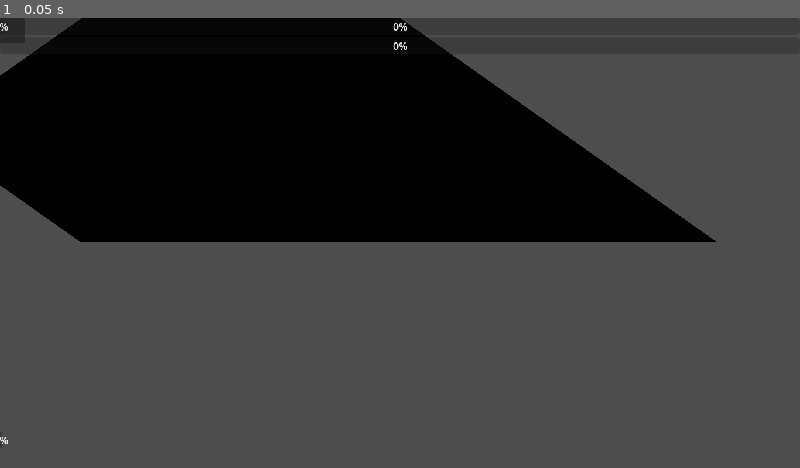
Above: before the commit, frame 1.
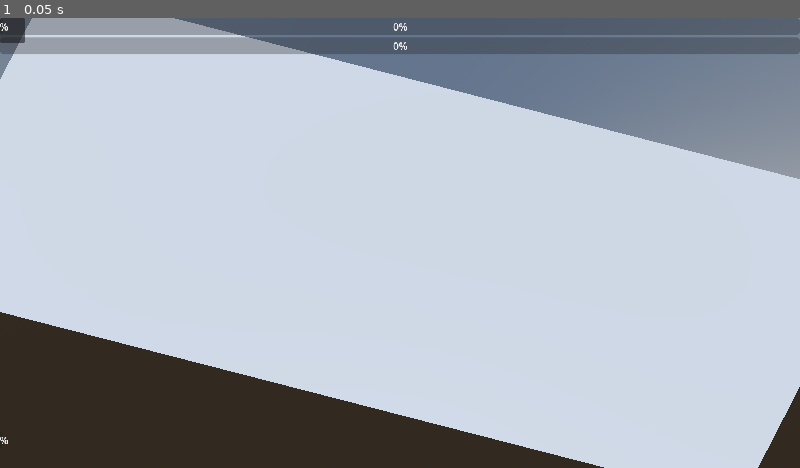
Above: after the commit, the same moment.

Repository: Rawisl/Godot_Roguelite3D_Gr8
Game: Godot game, scene res://main.tscn
Same seed, same stepped clock (60 frames per second), same inputs: the game is played once before the commit and once after it.
Inputs:
- Up to frame 1 (0.05 s): no input

The runs differ from the first frame. In frame 1, 100% of the frame differs, in the area x 0-100%, y 0-100%.

Commit message:
[Feat]: Setup commander movement and aim

Diff:
--- a/entities/commander/commander.gd
+++ b/entities/commander/commander.gd
@@ -1,2 +1,97 @@
 extends CharacterBody3D
+
 @export var stats: CharacterStats
+
+## Debug sphere placed at the aim hit point. Leave empty when merging.
+@export var debug_aim_marker: Node3D
+
+## Prints the horizontal speed every 0.5s. Turn off when merging.
+@export var debug_print_speed: bool = false
+
+## Current aim direction on the XZ plane.
+var aim_dir: Vector3 = Vector3.FORWARD
+
+var _gravity: float = ProjectSettings.get_setting("physics/3d/default_gravity")
+var _debug_last_pos: Vector3
+var _debug_timer: float = 0.0
+
+@onready var _aim_pivot: Node3D = $AimPivot
+
+func _ready() -> void:
+	_debug_last_pos = global_position
+
+func _physics_process(delta: float) -> void:
+	var camera := get_viewport().get_camera_3d()
+	if camera == null:
+		return
+
+	_update_movement(camera, delta)
+	move_and_slide()
+
+	# Aim after moving to use the current frame's position.
+	_update_aim(camera)
+
+	if debug_print_speed:
+		_debug_report_speed(delta)
+
+func _update_movement(camera: Camera3D, delta: float) -> void:
+	var input := Input.get_vector(&"move_left", &"move_right", &"move_up", &"move_down")
+
+	# Calculate movement direction on the XZ plane relative to the camera.
+	var cam_basis := camera.global_transform.basis
+	var right := cam_basis.x
+	right.y = 0.0
+	right = right.normalized()
+
+	var forward := -cam_basis.z
+	forward.y = 0.0
+	forward = forward.normalized()
+
+	var dir := right * input.x + forward * (-input.y)
+	velocity.x = dir.x * stats.move_speed
+	velocity.z = dir.z * stats.move_speed
+
+	if not is_on_floor():
+		velocity.y -= _gravity * delta
+
+func _update_aim(camera: Camera3D) -> void:
+	var viewport := get_viewport()
+	var mouse := viewport.get_mouse_position()
+
+	if not viewport.get_visible_rect().has_point(mouse):
+		return
+
+	# Raycast from the mouse to a horizontal plane at the feet.
+	var ray_origin := camera.project_ray_origin(mouse)
+	var ray_dir := camera.project_ray_normal(mouse)
+	var hit: Variant = Plane(Vector3.UP, global_position.y).intersects_ray(ray_origin, ray_dir)
+
+	if hit == null:
+		return
+
+	var hit_point: Vector3 = hit
+	if debug_aim_marker:
+		debug_aim_marker.global_position = hit_point
+
+	var to_target := hit_point - global_position
+	to_target.y = 0.0
+
+	# Ignore if the cursor is exactly at the character's feet.
+	if to_target.length_squared() < 0.0001:
+		return
+
+	aim_dir = to_target.normalized()
+	_aim_pivot.rotation.y = atan2(-aim_dir.x, -aim_dir.z)
+
+func _debug_report_speed(delta: float) -> void:
+	var moved := Vector2(global_position.x - _debug_last_pos.x, global_position.z - _debug_last_pos.z)
+	_debug_last_pos = global_position
+	_debug_timer += delta
+	var flat_velocity := Vector2(velocity.x, velocity.z)
+
+	if _debug_timer < 0.5 or flat_velocity.is_zero_approx():
+		return
+
+	_debug_timer = 0.0
+	print("velocity: %.3f m/s | moved: %.3f m/s | expected: %.3f m/s" % [
+		flat_velocity.length(), moved.length() / delta, stats.move_speed])
--- a/entities/commander/commander.tscn
+++ b/entities/commander/commander.tscn
@@ -9,31 +9,67 @@
 height = 1.8
 
 [sub_resource type="CapsuleShape3D" id="CapsuleShape3D_tbhne"]
+radius = 0.4
+height = 1.8
+
+[sub_resource type="StandardMaterial3D" id="StandardMaterial3D_2akwn"]
+albedo_color = Color(0.052686118, 0.57935643, 0.7773486, 1)
+
+[sub_resource type="CapsuleMesh" id="CapsuleMesh_72mue"]
+material = SubResource("StandardMaterial3D_2akwn")
+radius = 0.4
+height = 1.8
+
+[sub_resource type="StandardMaterial3D" id="StandardMaterial3D_2tt6i"]
+albedo_color = Color(0.87682605, 0.38575897, 0.14203742, 1)
+
+[sub_resource type="BoxMesh" id="BoxMesh_1fbt3"]
+material = SubResource("StandardMaterial3D_2tt6i")
+size = Vector3(0.25, 0.25, 0.7)
+
+[sub_resource type="CylinderShape3D" id="CylinderShape3D_6uqi0"]
+height = 1.5
+radius = 2.2
 
 [node name="Commander" type="CharacterBody3D" unique_id=1106804585]
+collision_layer = 2
 script = ExtResource("1_3wjli")
 stats = ExtResource("2_72mue")
 
 [node name="CollisionShape3D" type="CollisionShape3D" parent="." unique_id=1061114779]
+transform = Transform3D(1, 0, 0, 0, 1, 0, 0, 0, 1, 0, 0.9, 0)
 shape = SubResource("CapsuleShape3D_xepy2")
-
-[node name="Model" type="Node3D" parent="." unique_id=664941032]
-
-[node name="AnimationPlayer" type="AnimationPlayer" parent="Model" unique_id=1734746235]
-root_node = NodePath("../..")
 
 [node name="HurtBox" type="Area3D" parent="." unique_id=1683221690]
 collision_layer = 0
 collision_mask = 32
 
 [node name="CollisionShape3D" type="CollisionShape3D" parent="HurtBox" unique_id=1710944290]
+transform = Transform3D(1, 0, 0, 0, 1, 0, 0, 0, 1, 0, 0.9, 0)
 shape = SubResource("CapsuleShape3D_tbhne")
-
-[node name="SwordArea" type="Area3D" parent="." unique_id=52479625]
-
-[node name="CollisionShape3D" type="CollisionShape3D" parent="SwordArea" unique_id=1923382067]
 
 [node name="Health" type="Node" parent="." unique_id=296872647 groups=["commander"]]
 script = ExtResource("1_ms8n4")
 
 [node name="AimPivot" type="Node3D" parent="." unique_id=969437287]
+
+[node name="Model" type="Node3D" parent="AimPivot" unique_id=664941032]
+
+[node name="AnimationPlayer" type="AnimationPlayer" parent="AimPivot/Model" unique_id=1734746235]
+root_node = NodePath("../../..")
+
+[node name="PlaceholderBody" type="MeshInstance3D" parent="AimPivot/Model" unique_id=1816533794]
+transform = Transform3D(1, 0, 0, 0, 1, 0, 0, 0, 1, 0, 0.9, 0)
+mesh = SubResource("CapsuleMesh_72mue")
+
+[node name="PlaceholderFacing" type="MeshInstance3D" parent="AimPivot/Model" unique_id=672742010]
+transform = Transform3D(1, 0, 0, 0, 1, 0, 0, 0, 1, 0, 1.3, -0.55)
+mesh = SubResource("BoxMesh_1fbt3")
+
+[node name="SwordArea" type="Area3D" parent="AimPivot/Model" unique_id=52479625]
+monitoring = false
+monitorable = false
+
+[node name="CollisionShape3D" type="CollisionShape3D" parent="AimPivot/Model/SwordArea" unique_id=1923382067]
+transform = Transform3D(1, 0, 0, 0, 1, 0, 0, 0, 1, 0, 0.9, 0)
+shape = SubResource("CylinderShape3D_6uqi0")
--- a/levels/corridor/level.tscn
+++ b/levels/corridor/level.tscn
@@ -1,6 +1,15 @@
 [gd_scene format=3 uid="uid://ekgmjmchm13f"]
 
 [ext_resource type="PackedScene" uid="uid://btoa1luqsnhh5" path="res://systems/build/slot.tscn" id="1_41ihd"]
+
+[sub_resource type="ProceduralSkyMaterial" id="ProceduralSkyMaterial_1fbt3"]
+
+[sub_resource type="Sky" id="Sky_41ihd"]
+sky_material = SubResource("ProceduralSkyMaterial_1fbt3")
+
+[sub_resource type="Environment" id="Environment_72mue"]
+background_mode = 2
+sky = SubResource("Sky_41ihd")
 
 [sub_resource type="PlaneMesh" id="PlaneMesh_xepy2"]
 size = Vector2(40, 20)
@@ -16,14 +25,19 @@
 [node name="Level" type="Node3D" unique_id=1239096197]
 
 [node name="Environment" type="WorldEnvironment" parent="." unique_id=1456785376]
+environment = SubResource("Environment_72mue")
 
 [node name="DirectionalLight3D" type="DirectionalLight3D" parent="." unique_id=922132887]
+transform = Transform3D(1, 0, 0, 0, 0.18738134, 0.9822872, 0, -0.9822872, 0.18738134, 0, 12, 0)
+shadow_enabled = true
 
 [node name="CameraRig" type="Node3D" parent="." unique_id=965123961]
-transform = Transform3D(0.70710677, -0.49999997, 0.49999997, 0, 0.70710677, 0.70710677, -0.70710677, -0.49999997, 0.49999997, 0, 0, 0)
+transform = Transform3D(0.99999994, 0, 0, 0, 0.99999994, 0, 0, 0, 0.99999994, 0, 0, 0)
 
 [node name="Camera3D" type="Camera3D" parent="CameraRig" unique_id=1985541732]
+transform = Transform3D(0.9396926, -0.24184474, 0.24184474, 0, 0.70710677, 0.70710677, -0.34202012, -0.664463, 0.664463, 5, 14, 13)
 projection = 1
+current = true
 size = 20.0
 
 [node name="Geometry" type="Node3D" parent="." unique_id=1439378570]
--- a/test.tscn
+++ b/test.tscn
@@ -1,6 +1,50 @@
 [gd_scene format=3 uid="uid://espparcujp3l"]
 
 [ext_resource type="Script" uid="uid://crpatbmbbrs26" path="res://test.gd" id="1_37kl0"]
+[ext_resource type="PackedScene" uid="uid://c88o7toy6kiy5" path="res://entities/commander/commander.tscn" id="2_8uh7m"]
 
-[node name="Test" type="Node" unique_id=1464960178]
+[sub_resource type="ProceduralSkyMaterial" id="ProceduralSkyMaterial_pv86h"]
+sky_top_color = Color(0.68633634, 0.6506461, 0.45609266, 1)
+
+[sub_resource type="Sky" id="Sky_8dto7"]
+sky_material = SubResource("ProceduralSkyMaterial_pv86h")
+
+[sub_resource type="Environment" id="Environment_qc24j"]
+background_mode = 2
+sky = SubResource("Sky_8dto7")
+
+[sub_resource type="BoxShape3D" id="BoxShape3D_xepy2"]
+size = Vector3(60, 0.5, 60)
+
+[sub_resource type="BoxMesh" id="BoxMesh_xepy2"]
+size = Vector3(60, 0.5, 60)
+
+[node name="TestWorld" type="Node3D" unique_id=908633190]
 script = ExtResource("1_37kl0")
+
+[node name="DirectionalLight3D" type="DirectionalLight3D" parent="." unique_id=1412590547]
+transform = Transform3D(1, 0, 0, 0, -0.50302005, 0.86427474, 0, -0.86427474, -0.50302005, -17, 29, -45)
+shadow_enabled = true
+
+[node name="WorldEnvironment" type="WorldEnvironment" parent="." unique_id=1995988753]
+environment = SubResource("Environment_qc24j")
+
+[node name="TestGround" type="StaticBody3D" parent="." unique_id=181269606]
+
+[node name="CollisionShape3D" type="CollisionShape3D" parent="TestGround" unique_id=340789772]
+shape = SubResource("BoxShape3D_xepy2")
+
+[node name="MeshInstance3D" type="MeshInstance3D" parent="TestGround" unique_id=142947123]
+mesh = SubResource("BoxMesh_xepy2")
+
+[node name="Commander" parent="." unique_id=1106804585 instance=ExtResource("2_8uh7m")]
+transform = Transform3D(1, 0, 0, 0, 1, 0, 0, 0, 1, 0, 10, 0)
+
+[node name="CameraRig" type="Node3D" parent="." unique_id=294239690]
+transform = Transform3D(0.99999994, 0, 0, 0, 0.99999994, 0, 0, 0, 0.99999994, 0, 0, 0)
+
+[node name="Camera3D" type="Camera3D" parent="CameraRig" unique_id=790449658]
+transform = Transform3D(1.0000001, 0, 0, 0, 0.6560591, 0.7547097, 0, -0.7547097, 0.6560591, 1.979183, 18.449755, 14.449739)
+projection = 1
+current = true
+size = 31.104893
